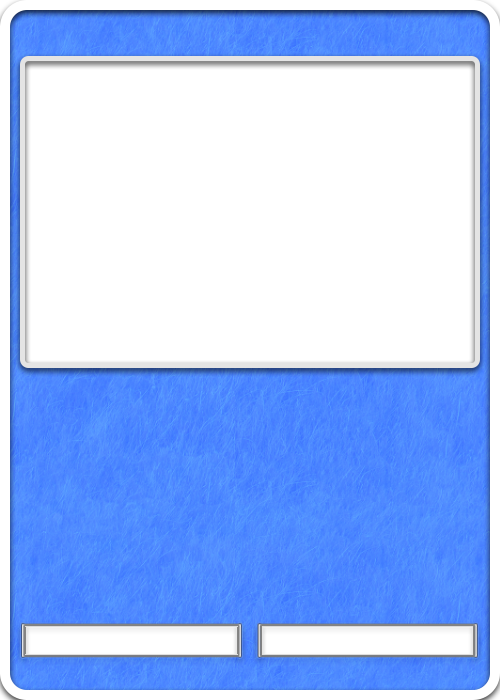
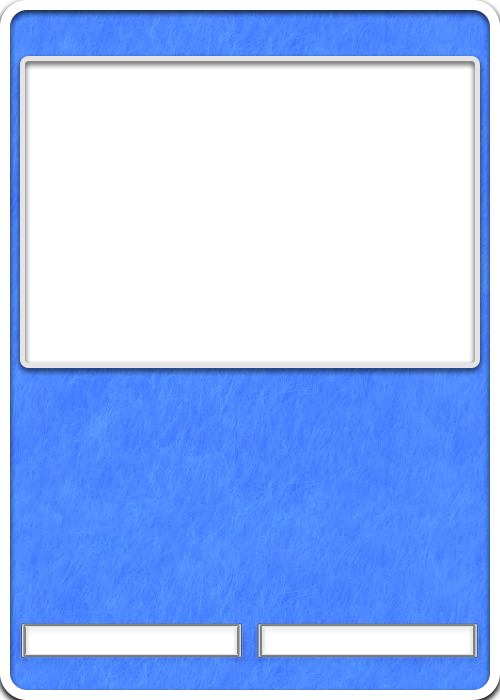
Comparing the layer stacks of the two 500×700 images. Changes:
added group "Back" with 6 layers over left=0, top=0, right=500, bottom=700
added group "Card" (2nd of 2, in "Back") with 5 layers in group "Back" over left=0, top=0, right=500, bottom=700
added layer "Contour" (2nd of 2, in "Back" › "Card") in group "Card" over left=0, top=0, right=500, bottom=700
added layer "Fond" (2nd of 2, in "Back" › "Card") in group "Card" over left=6, top=4, right=491, bottom=691
